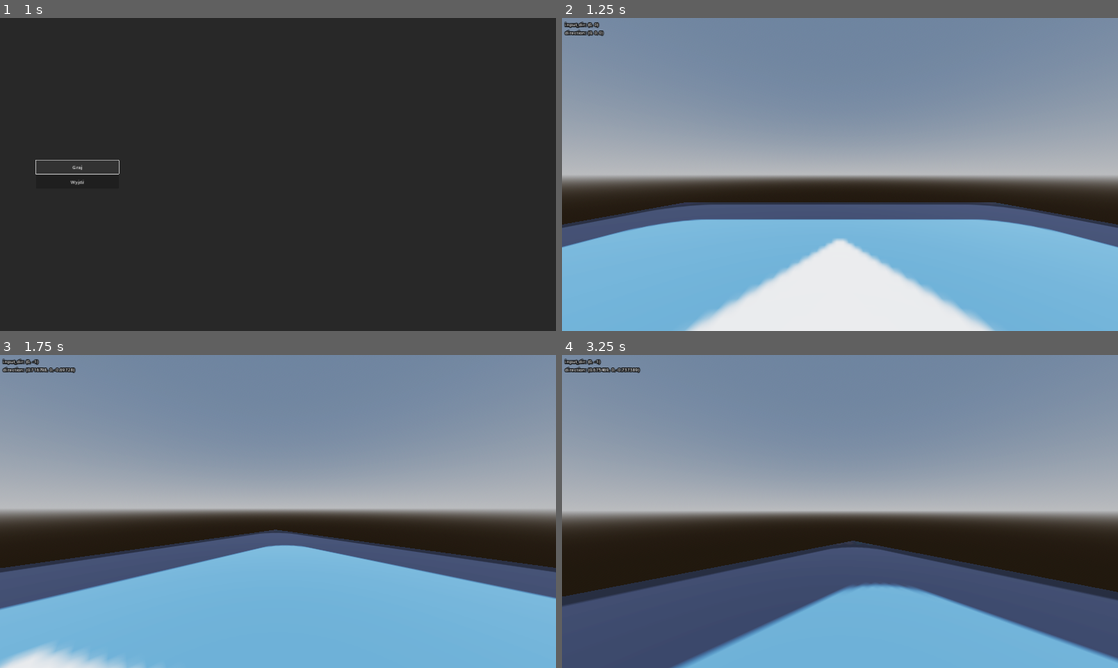
Above: before the commit, frames 1-4 (two rows, left to right).
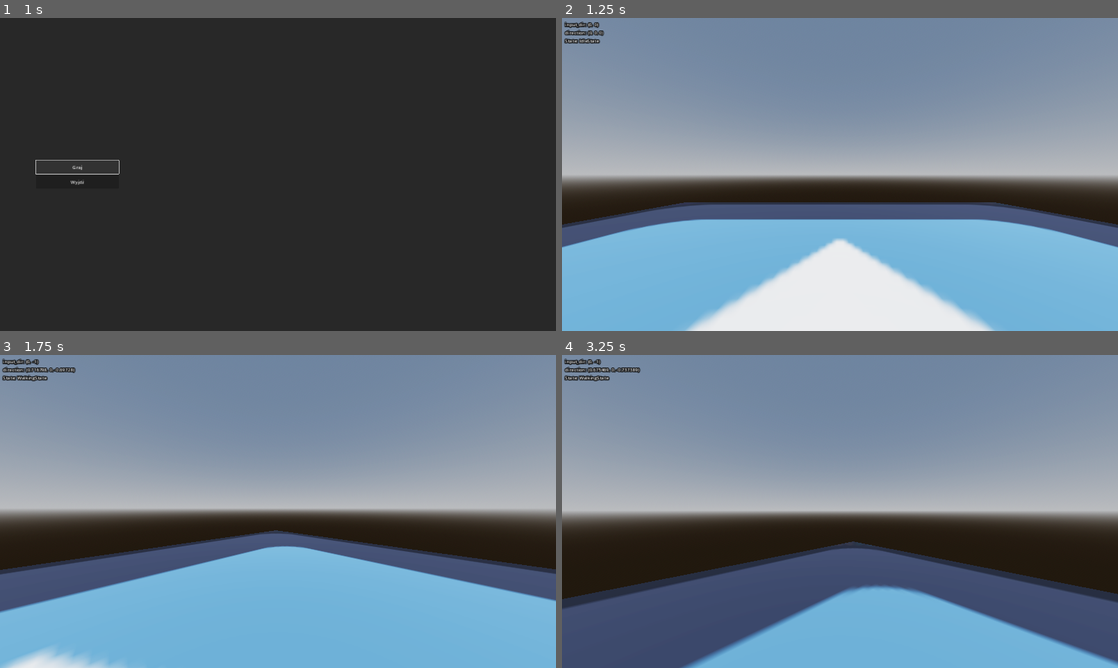
Above: after the commit, the same moments.

Repository: takanazwa5/ProjektMonopolowy
Game: Godot game, scene res://features/main_menu/main_menu.tscn
The game is run twice, just before and just after one commit, with the same random seed, the same clock (stepped at 60 frames per second) and the same inputs. The engine's default icon, where the game draws it, is replaced by a stand-in: a white triangle on a blue panel in a dark square. Sound files missing from this copy of the repository are replaced by a short silence.
Inputs (mouse positions are in pixels of both pictures, inside the frame that each line leads up to):
- Up to frame 1 (1 s): click "Graj" at 0.5 s
- Up to frame 2 (1.25 s): no input
- Up to frame 3 (1.75 s): tap Enter at 1.25 s; move the mouse to (305, 511) at 1.27 s; hold W (walk_forward) from 1.28 s (still down)
- Up to frame 4 (3.25 s): keep holding W (walk_forward); move the mouse to (812, 511) at 2.02 s; move the mouse to (851, 505) at 2.77 s

Frame 1 is identical in both runs. In frame 2, 0.1% of the frame differs, in the area x 0-7%, y 6-9%; in frame 3, 2.2%; in frame 4, 2.7%, in the area x 0-100%, y 6-100%.
Error before the commit: Assertion failed: (/root/Main/Player/StateMachine) initial_state property not set. (res://features/state_machine/state_machine.gd:12)

Commit message:
Add IdleState, WalkingState and headbob animation

Diff:
--- a/features/player/player.gd
+++ b/features/player/player.gd
@@ -37,3 +37,8 @@
 		velocity.z = move_toward(velocity.z, 0, SPEED)
 
 	move_and_slide()
+
+
+func _process(_delta: float) -> void:
+
+	DebugPanel.add_property(%StateMachine.state.name, "State", 3)
--- a/features/player/player.tscn
+++ b/features/player/player.tscn
@@ -1,11 +1,72 @@
-[gd_scene load_steps=5 format=3 uid="uid://x8jwi5g1tqbc"]
+[gd_scene load_steps=10 format=3 uid="uid://x8jwi5g1tqbc"]
 
 [ext_resource type="Script" path="res://features/player/player.gd" id="1_k7k3i"]
 [ext_resource type="Script" path="res://features/state_machine/state_machine.gd" id="2_abh15"]
+[ext_resource type="Script" path="res://features/player/states/idle_state.gd" id="3_16d0v"]
+[ext_resource type="Script" path="res://features/player/states/walking_state.gd" id="4_5h70g"]
 
 [sub_resource type="CapsuleMesh" id="CapsuleMesh_u4ddl"]
 
 [sub_resource type="CapsuleShape3D" id="CapsuleShape3D_nkte3"]
+
+[sub_resource type="Animation" id="Animation_xnuge"]
+resource_name = "Headbob"
+length = 1.6
+loop_mode = 1
+step = 0.4
+tracks/0/type = "bezier"
+tracks/0/imported = false
+tracks/0/enabled = true
+tracks/0/path = NodePath("CameraRoot/Camera:position:x")
+tracks/0/interp = 1
+tracks/0/loop_wrap = true
+tracks/0/keys = {
+"handle_modes": PackedInt32Array(0, 0, 0, 0, 0),
+"points": PackedFloat32Array(0, -0.25, 0, 0.25, 0, -0.015, -0.25, 0, 0.25, 0, 0, -0.25, 0, 0.25, 0, 0.015, -0.25, 0, 0.25, 0, 0, -0.25, 0, 0.25, 0),
+"times": PackedFloat32Array(0, 0.4, 0.8, 1.2, 1.6)
+}
+tracks/1/type = "bezier"
+tracks/1/imported = false
+tracks/1/enabled = true
+tracks/1/path = NodePath("CameraRoot/Camera:position:y")
+tracks/1/interp = 1
+tracks/1/loop_wrap = true
+tracks/1/keys = {
+"handle_modes": PackedInt32Array(0, 0, 0, 0, 0),
+"points": PackedFloat32Array(0, -0.25, 0, 0.25, 0.01, 0.0497074, -0.25, 0, 0.25, 0, 0.000279283, -0.25, 0.01, 0.25, 0.01, 0.05, -0.25, 0, 0.25, 0, 0, -0.25, 0.01, 0.25, 0),
+"times": PackedFloat32Array(0, 0.4, 0.8, 1.2, 1.6)
+}
+
+[sub_resource type="Animation" id="Animation_1ufbu"]
+length = 0.001
+tracks/0/type = "bezier"
+tracks/0/imported = false
+tracks/0/enabled = true
+tracks/0/path = NodePath("CameraRoot/Camera:position:y")
+tracks/0/interp = 1
+tracks/0/loop_wrap = true
+tracks/0/keys = {
+"handle_modes": PackedInt32Array(0),
+"points": PackedFloat32Array(0, -0.2, 0, 0.2, 0),
+"times": PackedFloat32Array(0)
+}
+tracks/1/type = "bezier"
+tracks/1/imported = false
+tracks/1/enabled = true
+tracks/1/path = NodePath("CameraRoot/Camera:position:x")
+tracks/1/interp = 1
+tracks/1/loop_wrap = true
+tracks/1/keys = {
+"handle_modes": PackedInt32Array(0),
+"points": PackedFloat32Array(0, -0.2, 0, 0.2, 0),
+"times": PackedFloat32Array(0)
+}
+
+[sub_resource type="AnimationLibrary" id="AnimationLibrary_lvrtv"]
+_data = {
+"Headbob": SubResource("Animation_xnuge"),
+"RESET": SubResource("Animation_1ufbu")
+}
 
 [node name="Player" type="CharacterBody3D"]
 transform = Transform3D(1, 0, 0, 0, 1, 0, 0, 0, 1, 0, 1, 0)
@@ -25,5 +86,21 @@
 unique_name_in_owner = true
 fov = 90.0
 
-[node name="StateMachine" type="Node" parent="."]
+[node name="StateMachine" type="Node" parent="." node_paths=PackedStringArray("initial_state")]
+unique_name_in_owner = true
 script = ExtResource("2_abh15")
+initial_state = NodePath("IdleState")
+
+[node name="IdleState" type="Node" parent="StateMachine"]
+unique_name_in_owner = true
+script = ExtResource("3_16d0v")
+
+[node name="WalkingState" type="Node" parent="StateMachine"]
+unique_name_in_owner = true
+script = ExtResource("4_5h70g")
+
+[node name="HeadbobAnimationPlayer" type="AnimationPlayer" parent="."]
+unique_name_in_owner = true
+libraries = {
+"": SubResource("AnimationLibrary_lvrtv")
+}
--- /dev/null
+++ b/features/player/states/idle_state.gd
@@ -0,0 +1,16 @@
+class_name PlayerIdleState extends State
+
+
+@onready var player : Player = owner
+
+
+func enter() -> void:
+
+	%HeadbobAnimationPlayer.pause()
+
+
+func update(_delta: float) -> void:
+
+	if not is_zero_approx(player.velocity.length()):
+
+		transition_to(%WalkingState)
--- /dev/null
+++ b/features/player/states/walking_state.gd
@@ -0,0 +1,16 @@
+class_name PlayerWalkingState extends State
+
+
+@onready var player : Player = owner
+
+
+func enter() -> void:
+
+	%HeadbobAnimationPlayer.play("Headbob")
+
+
+func update(_delta: float) -> void:
+
+	if is_zero_approx(player.velocity.length()):
+
+		transition_to(%IdleState)
--- a/features/state_machine/state.gd
+++ b/features/state_machine/state.gd
@@ -1,7 +1,7 @@
 class_name State extends Node
 
 
-signal finished(new_state: State)
+signal transition(new_state: State)
 
 
 func enter() -> void:
@@ -29,6 +29,6 @@
 	pass
 
 
-func transition(new_state: State) -> void:
+func transition_to(new_state: State) -> void:
 
-	finished.emit(new_state)
+	transition.emit(new_state)
--- a/features/state_machine/state_machine.gd
+++ b/features/state_machine/state_machine.gd
@@ -4,7 +4,7 @@
 @export var initial_state : State
 
 
-var state : State = initial_state
+@onready var state : State = initial_state
 
 
 func _ready() -> void:
@@ -14,7 +14,7 @@
 	for child : Node in get_children():
 
 		assert(child is State, "(%s) StateMachine contains incompatible child node." % get_path())
-		child.finished.connect(_on_state_finished)
+		child.transition.connect(_on_state_transition)
 
 	await owner.ready
 	state.enter()
@@ -35,7 +35,7 @@
 	state.physics_update(delta)
 
 
-func _on_state_finished(new_state: State) -> void:
+func _on_state_transition(new_state: State) -> void:
 
 	state.exit()
 	state = new_state
